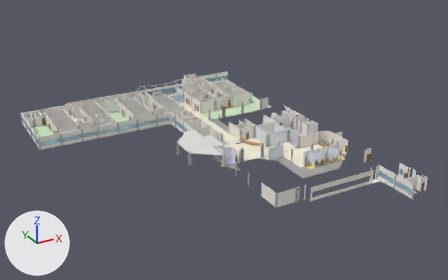
An edit to the glTF model public/pb/solca_pb.glb, drawn before and after from the same camera.
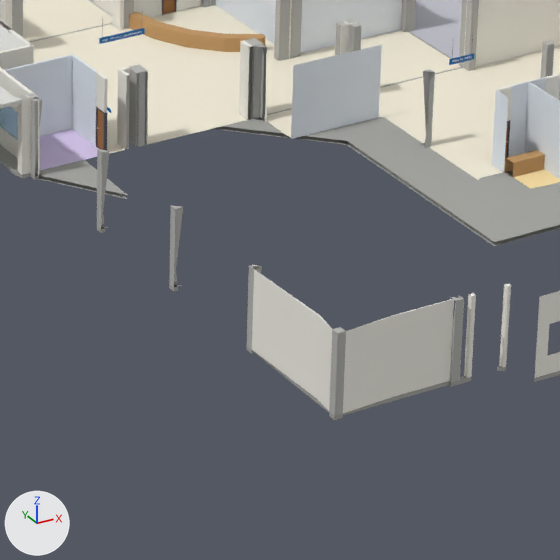
Each version appears first whole from a camera (50 mm lens) standing at (-28.6, -93.9, 74.9) and looking at (51.1, 51.0, 2.5), and next in a close-up on the part from 49% to 70% of the width and 49% to 83% of the height. The axes (+X, +Y, +Z) are drawn at lower left. The lights are the same throughout. The first two pictures are the older version. Vertices at exactly the same position are counted once.

Objects in the first close-up: 'muebles|0.548,0.314,0.130|0.00', 'muros|0.303,0.608,0.846|0.60', 'muros|0.462,0.462,0.436|0.00', 'muros|0.810,0.865,0.922|0.00', 'muros|0.902,0.884,0.810|0.00', 'pisos|0.384,0.384,0.360|0.00', 'pisos|0.548,0.548,0.608|0.00', 'pisos|0.722,0.608,0.884|0.00', 'pisos|0.922,0.865,0.706|0.00', 'viseras|0.740,0.740,0.706|0.00' and 5 more.
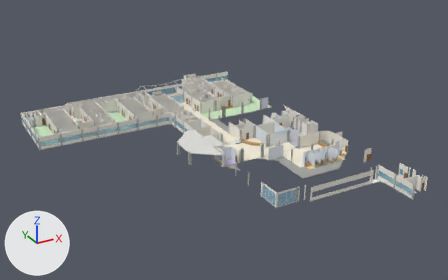
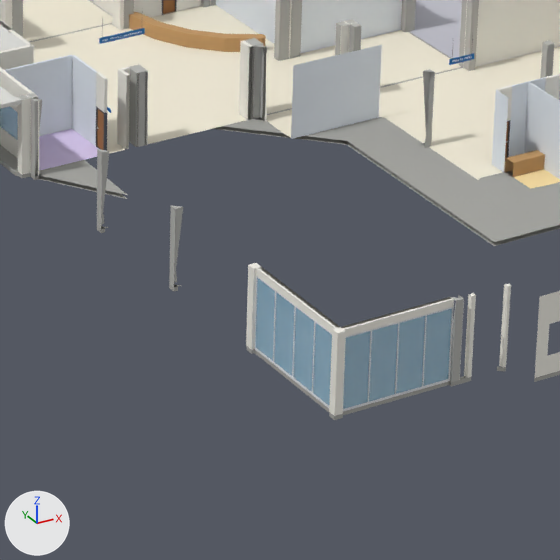
Location of each change, (x1, y1, x2, y2) in pixels of the close-ups (560 x 560 px):
'muros|0.902,0.884,0.810|0.00', reshaped
    before: (0, 0, 560, 413)
    after: (0, 0, 560, 416)
part 1 of me_muros_0_462_0_462_0_436_0_00, deleted
    before: (329, 327, 346, 416)
part 2 of me_muros_0_462_0_462_0_436_0_00, deleted
    before: (247, 265, 262, 350)
part 3 of me_muros_0_303_0_608_0_846_0_60, added
    after: (256, 278, 332, 405)
part 4 of me_muros_0_303_0_608_0_846_0_60, added
    after: (343, 309, 452, 409)
part 5 of me_muros_0_902_0_884_0_810_0_00, cut back
    before: (252, 269, 453, 413)
    after: (246, 263, 453, 416)
'muebles|0.780,0.790,0.810|0.00', unchanged, uncovered by the edit
    after: (254, 276, 453, 412)

What changed in the scene script:
```text
Change me_muros_0_462_0_462_0_436_0_00:
    used by ob_muros_0_462_0_462_0_436_0_00; location = (0.0, 0.0, 0.0)
    remove me_muros_0_462_0_462_0_436_0_00.from_pydata(...)  # 1174 vertices, 1678 faces; spans x 3.5..77.4, y 1.6..108.2, z 0.0..3.8
    add me_muros_0_462_0_462_0_436_0_00.from_pydata(...)  # 1159 vertices, 1662 faces; spans x 3.5..77.4, y 1.6..108.2, z 0.0..3.8
    me_muros_0_462_0_462_0_436_0_00 part 1: the loose piece of 8 vertices spanning x 45.2..45.6, y 14.4..14.8, z 0.0..3.8 is deleted
    me_muros_0_462_0_462_0_436_0_00 part 2: the loose piece of 7 vertices spanning x 45.2..45.6, y 20.8..21.2, z 0.0..3.8 is deleted
Change me_muros_0_303_0_608_0_846_0_60:
    used by ob_muros_0_303_0_608_0_846_0_60; location = (0.0, 0.0, 0.0)
    remove me_muros_0_303_0_608_0_846_0_60.from_pydata(...)  # 501 vertices, 824 faces; spans x 3.8..82.9, y 2.1..104.4, z 0.0..3.0
    add me_muros_0_303_0_608_0_846_0_60.from_pydata(...)  # 517 vertices, 848 faces; spans x 3.8..82.9, y 2.1..104.4, z 0.0..3.4
    me_muros_0_303_0_608_0_846_0_60 part 3: a new loose piece, a box spanning x 45.353..45.377, y 14.821..20.781, z 0.1..3.44, in mat_material_15 (blue #95cded)
    me_muros_0_303_0_608_0_846_0_60 part 4: a new loose piece, a box spanning x 45.61..50.97, y 14.564..14.588, z 0.1..3.44, in mat_material_15 (blue #95cded)
Change me_muros_0_902_0_884_0_810_0_00:
    used by ob_muros_0_902_0_884_0_810_0_00; location = (0.0, 0.0, 0.0)
    remove me_muros_0_902_0_884_0_810_0_00.from_pydata(...)  # 8436 vertices, 15936 faces; spans x 3.7..83.2, y 2.0..108.3, z 0.0..3.8
    add me_muros_0_902_0_884_0_810_0_00.from_pydata(...)  # 8454 vertices, 15971 faces; spans x 3.7..83.2, y 2.0..108.3, z 0.0..3.8
    me_muros_0_902_0_884_0_810_0_00 part 5: 11 vertices removed from x 45.3..48.0, y 14.4..21.2, z 0.0..3.8; 29 vertices added at x 45.2..51.0, y 14.4..21.2, z 0.0..3.8
```
